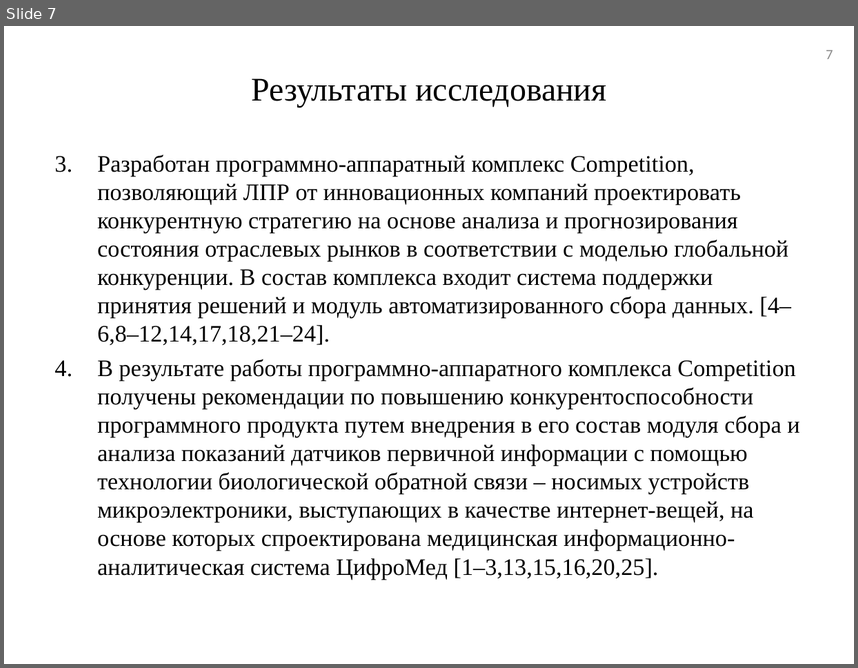
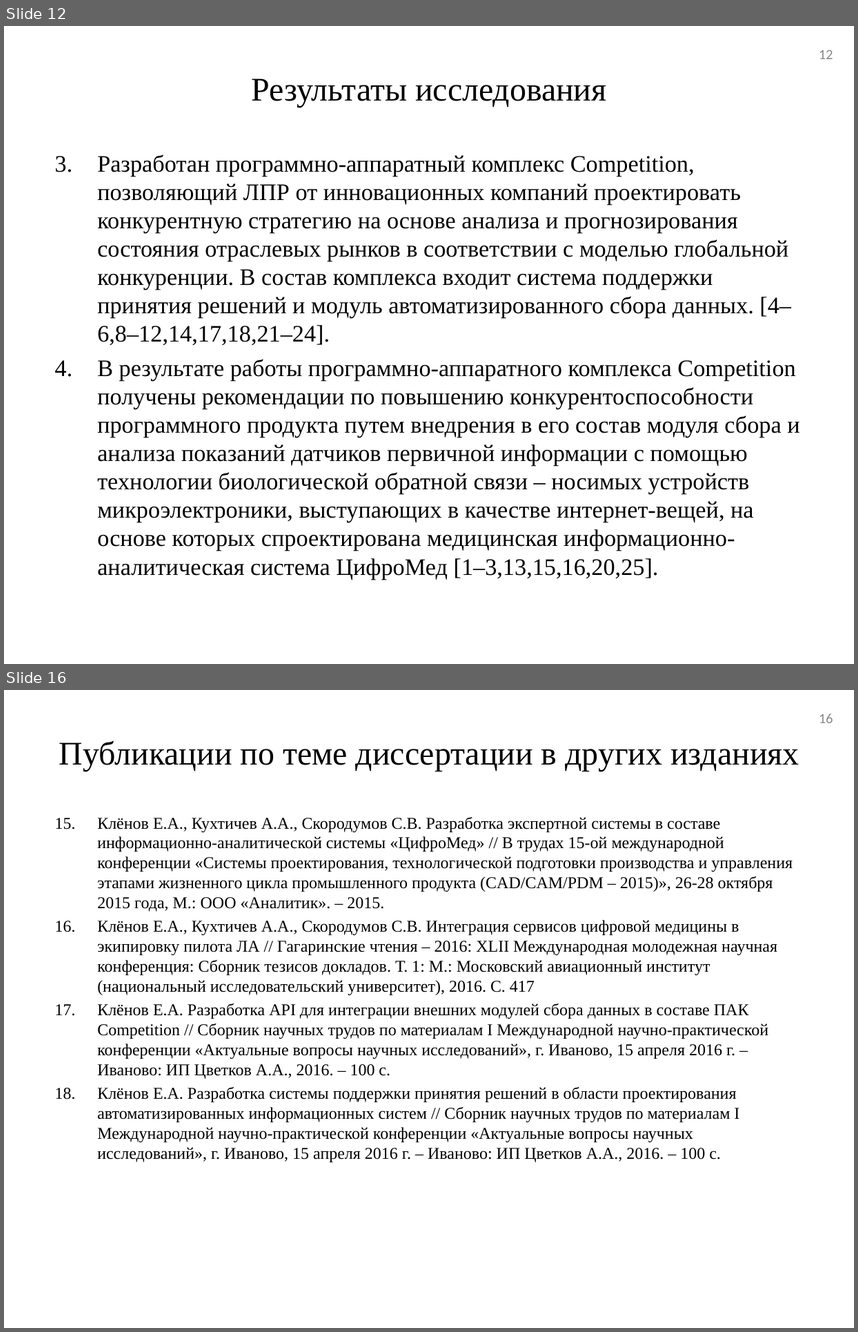
Before and after one commit to tehdoorsareopen/science, a slide deck: Предзащита/Презентация/Презентация_v01.ppt. Shown one above the other, each under a label of ours: slide 7 before the commit, slides 12 and 16 after it; the slides between them are not shown. The pictures are 858x668 and 858x1332 pixels, drawn with LibreOffice and Linux fonts; fonts in the diff are those of the drawing. Boxes give left, top, right and bottom in pixels: in the first picture for what was removed or moved away, otherwise in the second. Text is boxed around its words. In the diff, an @@ line names an element or a change of style, - is before the commit and + after.

```diff
--- a/Предзащита/Презентация/Презентация_v01.ppt
+++ b/Предзащита/Презентация/Презентация_v01.ppt
@@ slide 16 added at (4, 690, 854, 1328), background #FFFFFF @@
@@ page number added at (819, 713, 833, 723), 12 pt, text #898989 @@
+16
@@ title added at (59, 740, 799, 771), 28 pt, text #000000 @@
+Публикации по теме диссертации в других изданиях
@@ text added at (97, 817, 793, 1162), 14 pt, text #000000 @@
+15. Клёнов Е.А., Кухтичев А.А., Скородумов С.В. Разработка экспертной системы в составе информационно-аналитической системы «ЦифроМед» // В трудах 15-ой международной конференции «Системы проектирования, технологической подготовки производства и управления этапами жизненного цикла промышленного продукта (CAD/CAM/PDM – 2015)», 26-28 октября 2015 года, М.: ООО «Аналитик». – 2015.
+16. Клёнов Е.А., Кухтичев А.А., Скородумов С.В. Интеграция сервисов цифровой медицины в экипировку пилота ЛА // Гагаринские чтения – 2016: XLII Международная молодежная научная конференция: Сборник тезисов докладов. Т. 1: М.: Московский авиационный институт (национальный исследовательский университет), 2016. С. 417
+17. Клёнов Е.А. Разработка API для интеграции внешних модулей сбора данных в составе ПАК Competition // Сборник научных трудов по материалам I Международной научно-практической конференции «Актуальные вопросы научных исследований», г. Иваново, 15 апреля 2016 г. – Иваново: ИП Цветков А.А., 2016. – 100 с.
+18. Клёнов Е.А. Разработка системы поддержки принятия решений в области проектирования автоматизированных информационных систем // Сборник научных трудов по материалам I Международной научно-практической конференции «Актуальные вопросы научных исследований», г. Иваново, 15 апреля 2016 г. – Иваново: ИП Цветков А.А., 2016. – 100 с.
@@ what was slide 7 is now slide 12 @@
@@ page number at (819, 50, 833, 59): text changed @@
-7
+12
```
Also in this commit, not shown: 3 slides changed, 9 other slides added, 9 other files.
